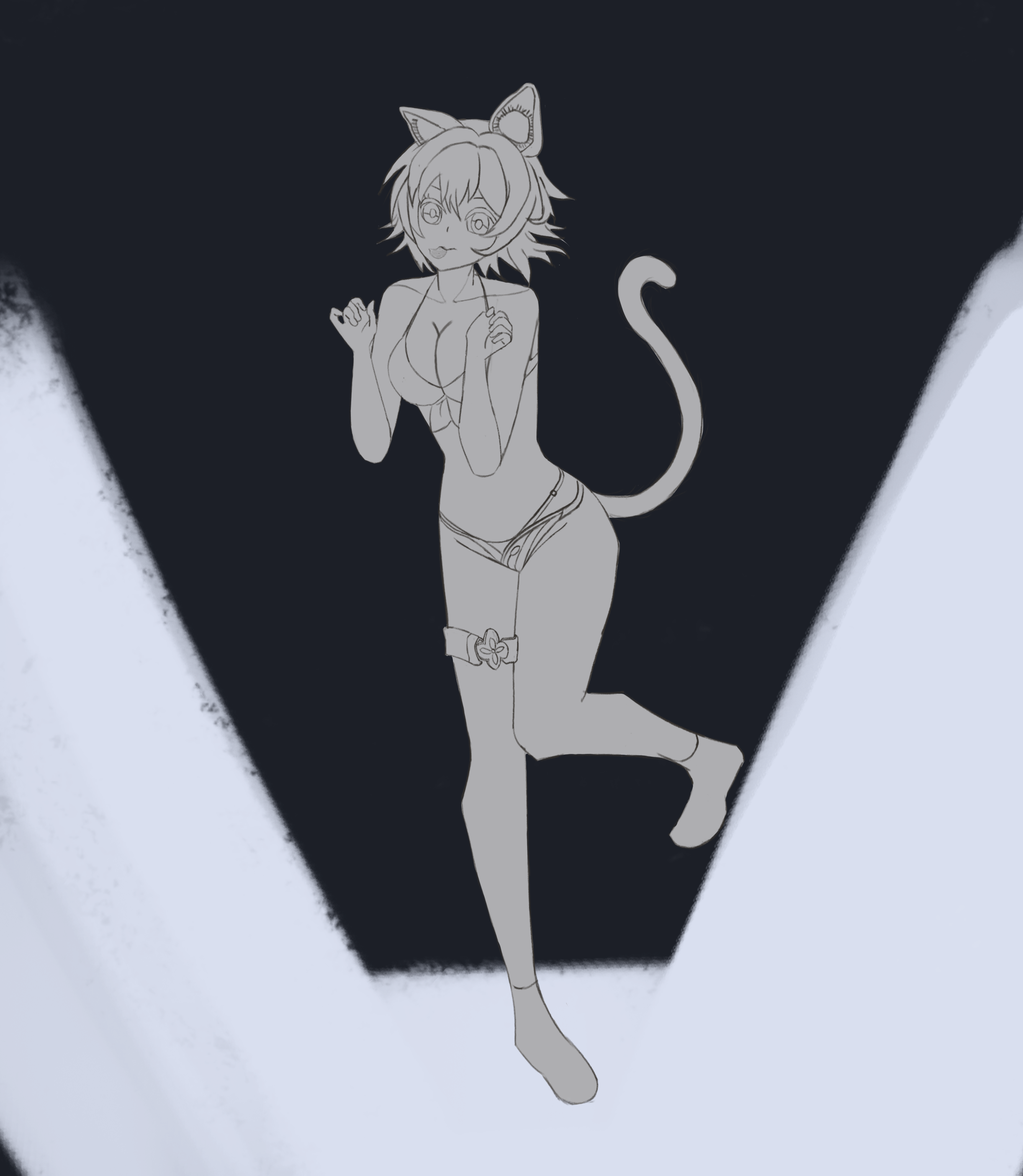
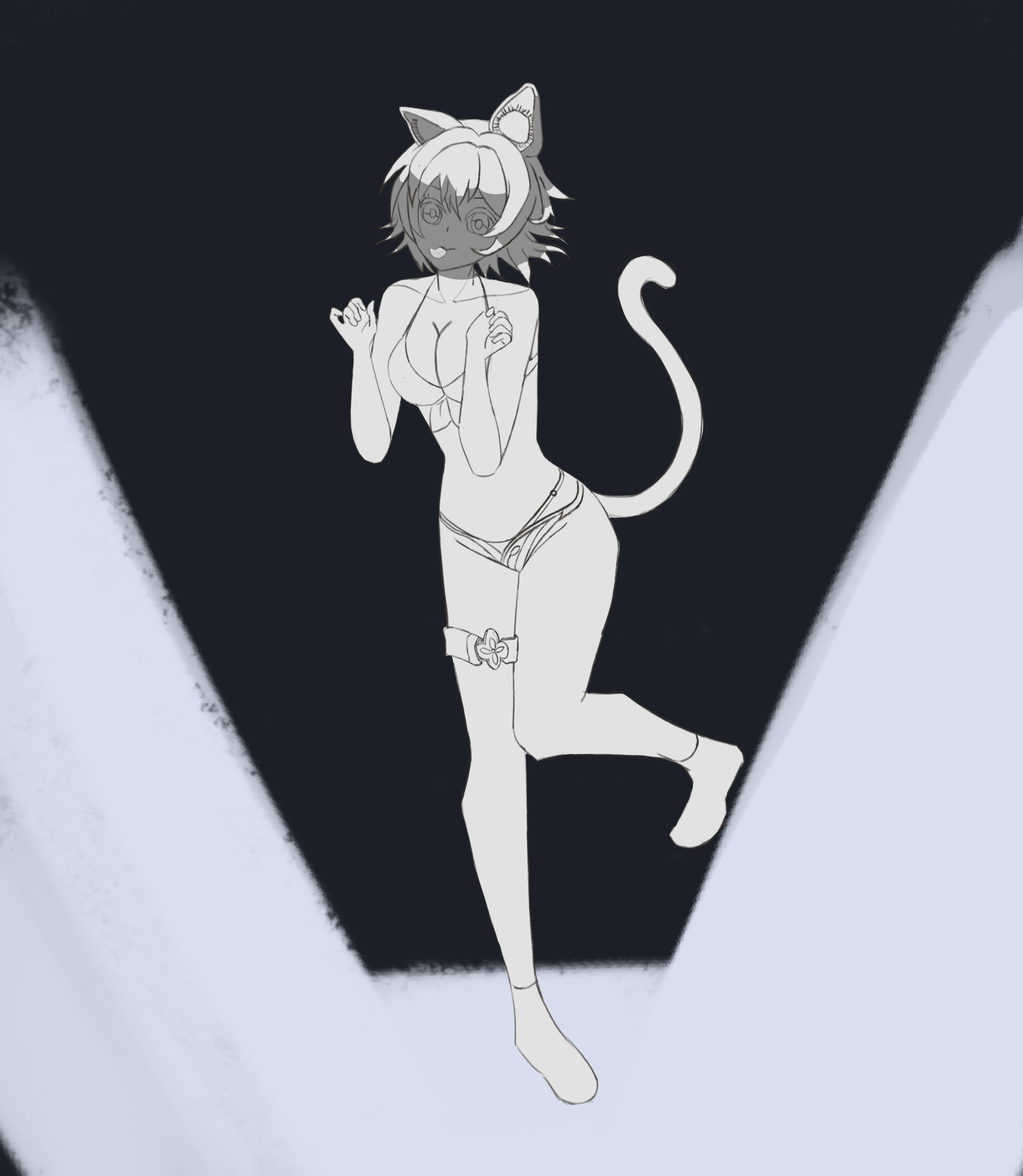
Before/after of a 1023x1176 layered artwork. What changed in the layer stack:
added layer "Layer 111" in group "Bàn tay trái - Smart Object Group" over box(373, 90, 629, 432)
painted on "Layer 107" over box(329, 77, 745, 1105)
